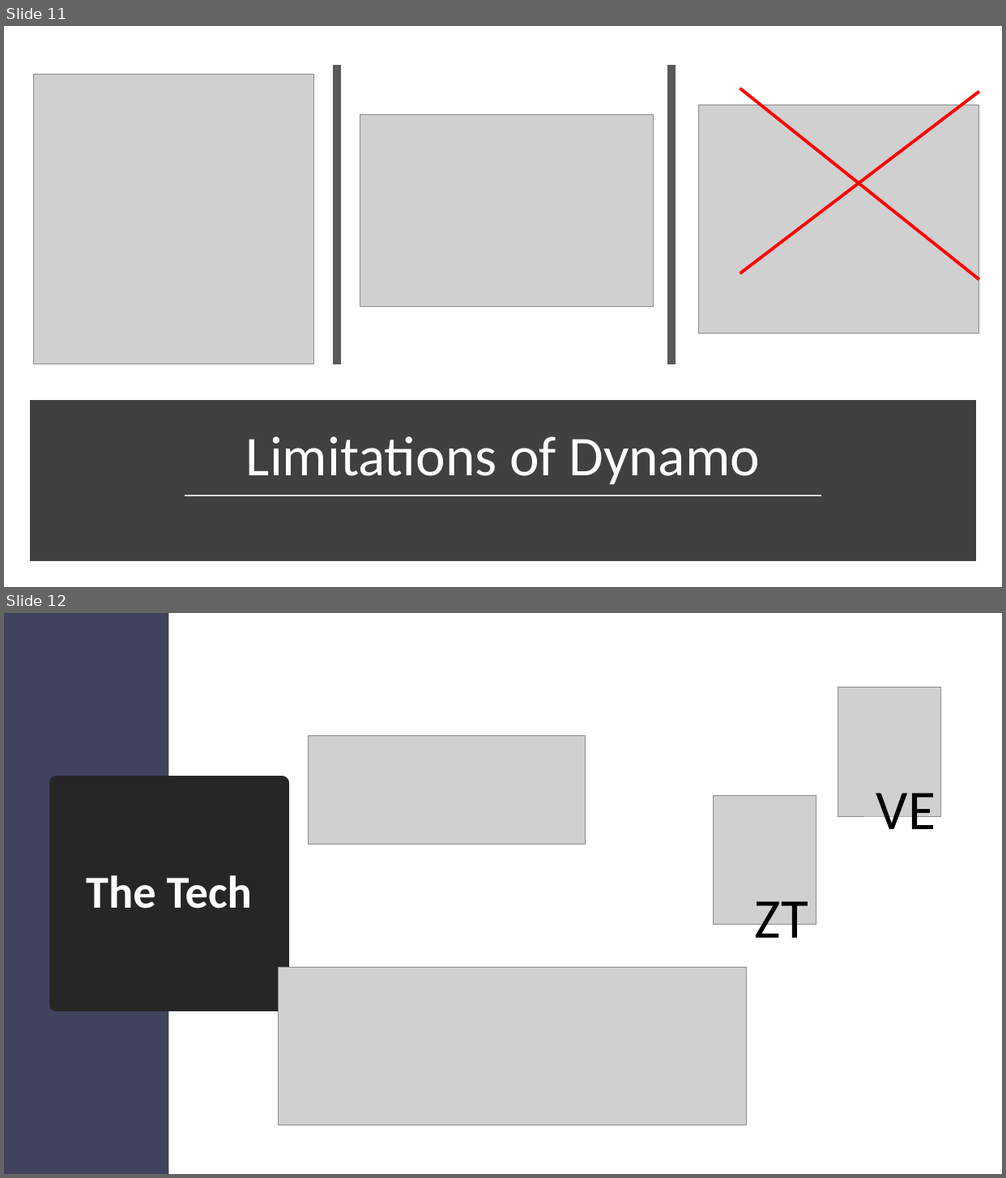
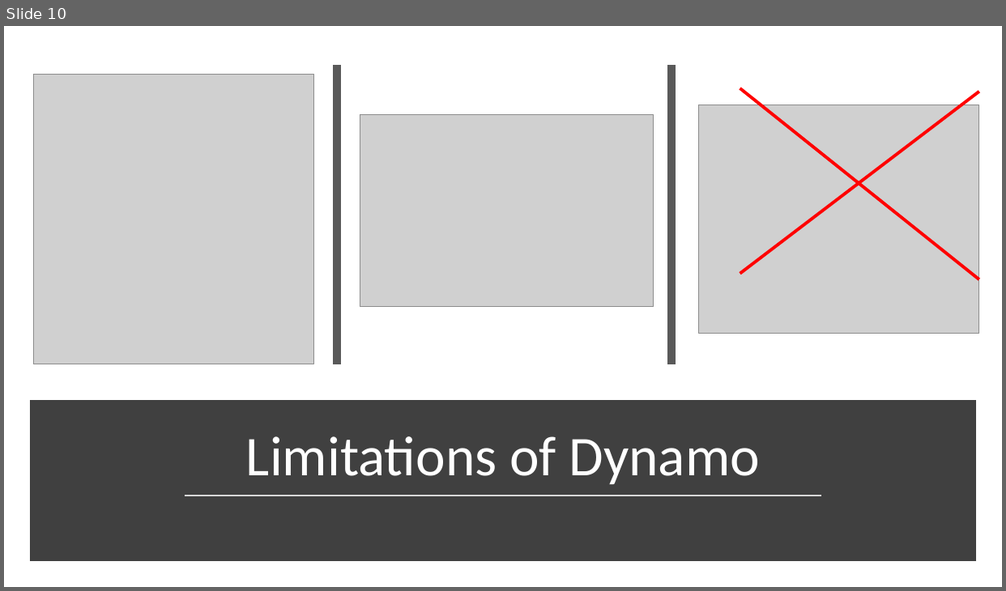
Before and after one commit to SHKnudsen/Pandamo, a slide deck: UKDUG_Pandamo/Pandamo – Data Science for Dynamo.pptx. Shown one above the other, each under a label of ours: slides 11 and 12 before the commit, slide 10 after it. The pictures are 1006x1178 and 1006x591 pixels, drawn with LibreOffice and Linux fonts; fonts in the diff are those of the drawing; grey boxes stand for pictures. Boxes give left, top, right and bottom in pixels: in the first picture for what was removed or moved away, otherwise in the second. Text is boxed around its words. In the diff, an @@ line names an element or a change of style, - is before the commit and + after.

```diff
--- a/UKDUG_Pandamo/Pandamo – Data Science for Dynamo.pptx
+++ b/UKDUG_Pandamo/Pandamo – Data Science for Dynamo.pptx
@@ slide 12 removed at (x1=4, y1=613, x2=1002, y2=1174), background #FFFFFF @@
@@ rectangle removed at (x1=4, y1=613, x2=168, y2=1174) @@
@@ picture removed at (x1=838, y1=687, x2=941, y2=816) @@
@@ picture removed at (x1=308, y1=736, x2=585, y2=845) @@
@@ title removed at (x1=57, y1=783, x2=282, y2=1004) @@
-The Tech
@@ picture removed at (x1=713, y1=796, x2=816, y2=925) @@
@@ text removed at (x1=876, y1=793, x2=936, y2=843) @@
-VE
@@ text removed at (x1=755, y1=901, x2=808, y2=952) @@
-ZT
@@ picture removed at (x1=278, y1=967, x2=747, y2=1125) @@
@@ what was slide 11 is now slide 10 @@
```
Also in this commit, not shown: 2 slides changed, 1 slide added, 7 other files.
